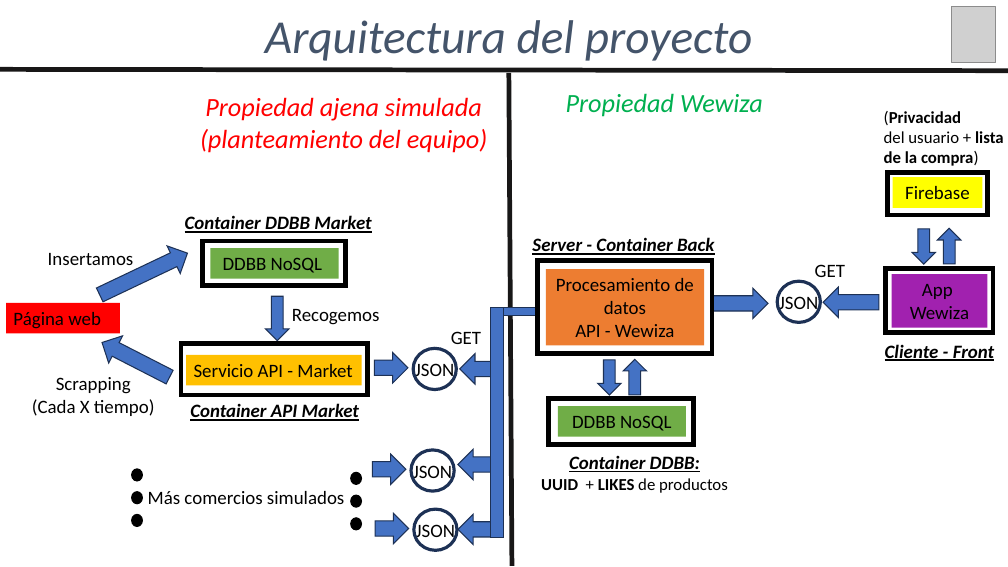
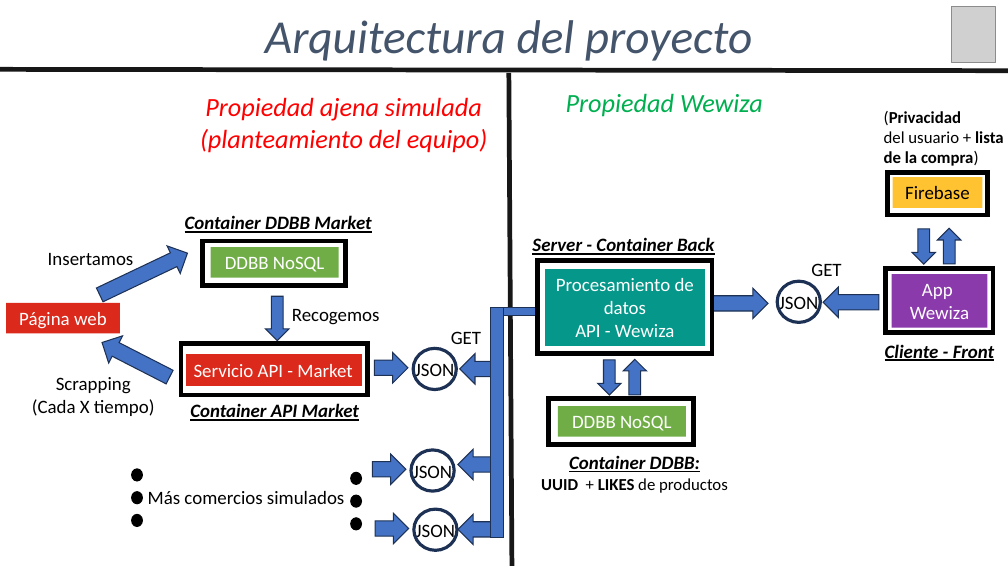
Before and after one commit to agchivite/Wewiza, a slide deck: slide 9 of 02_Documentacion/Presentacion_Wewiza.pptx. Drawn at 1008x567 pixels with LibreOffice and Linux fonts; fonts in the diff are those of the drawing; grey boxes stand for pictures. Boxes give left, top, right and bottom in pixels: in the first picture for what was removed or moved away, otherwise in the second. Text is boxed around its words. In the diff, an @@ line names an element or a change of style, - is before the commit and + after.

```diff
--- a/02_Documentacion/Presentacion_Wewiza.pptx
+++ b/02_Documentacion/Presentacion_Wewiza.pptx
@@ rectangle "Firebase" at bbox=[893, 178, 983, 208]: fill #FFFF00 to #FFC331 @@
@@ rectangle "DDBB NoSQL" at bbox=[211, 247, 339, 278]: text colour #000000 to #FFFFFF @@
@@ rectangle "Procesamiento de datos" at bbox=[546, 269, 704, 346]: text colour #000000 to #FFFFFF; fill #ED7D31 to #05988A; outline none to #05988A 0.75 pt @@
@@ text "GET": place and size @@
-text "GET" at bbox=[815, 264, 845, 277]
+text "GET" at bbox=[811, 263, 841, 276]
@@ rectangle "App" at bbox=[892, 274, 988, 328]: text colour #000000 to #FFFFFF; fill #A121AF to #8B3AAC @@
@@ rectangle "Página web" at bbox=[6, 303, 120, 333]: text colour #000000 to #FFFFFF; alignment left to centre; fill #FF0000 to #DB291B @@
@@ rectangle "Servicio API - Market" at bbox=[186, 355, 361, 385]: text colour #000000 to #FFFFFF; fill #FFC000 to #DB291B; outline none to #DB291B 0.75 pt @@
@@ rectangle "DDBB NoSQL" at bbox=[558, 406, 686, 436]: text colour #000000 to #FFFFFF @@
```
Also in this commit, not shown: 8 other slides changed, 3 other files.
